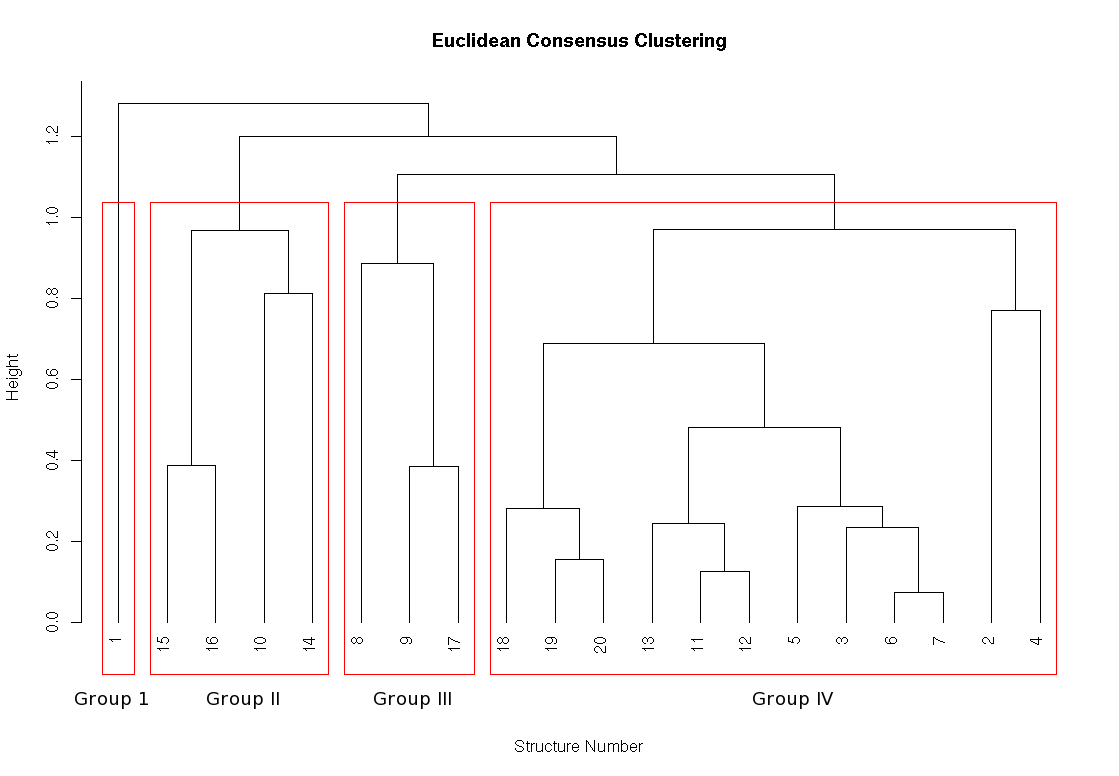
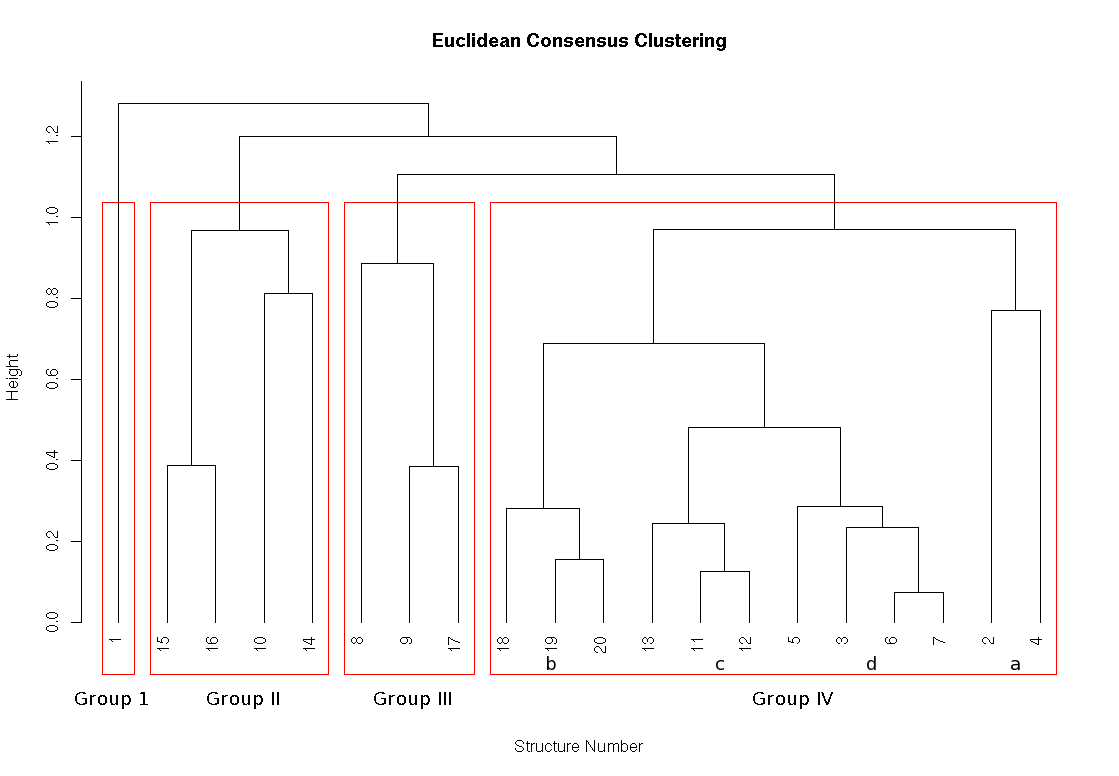
Layered file, before and after one edit (1119×776). Changes by layer:
renamed "Group IV" to "d", painted on it over [753, 656, 876, 709]
renamed "Group III" to "c", painted on it over [374, 660, 724, 709]
renamed "Group II" to "b", painted on it over [207, 656, 556, 709]
renamed "Group 1" to "a", painted on it over [75, 660, 1020, 709]
painted on "Background" over [75, 692, 833, 709]
